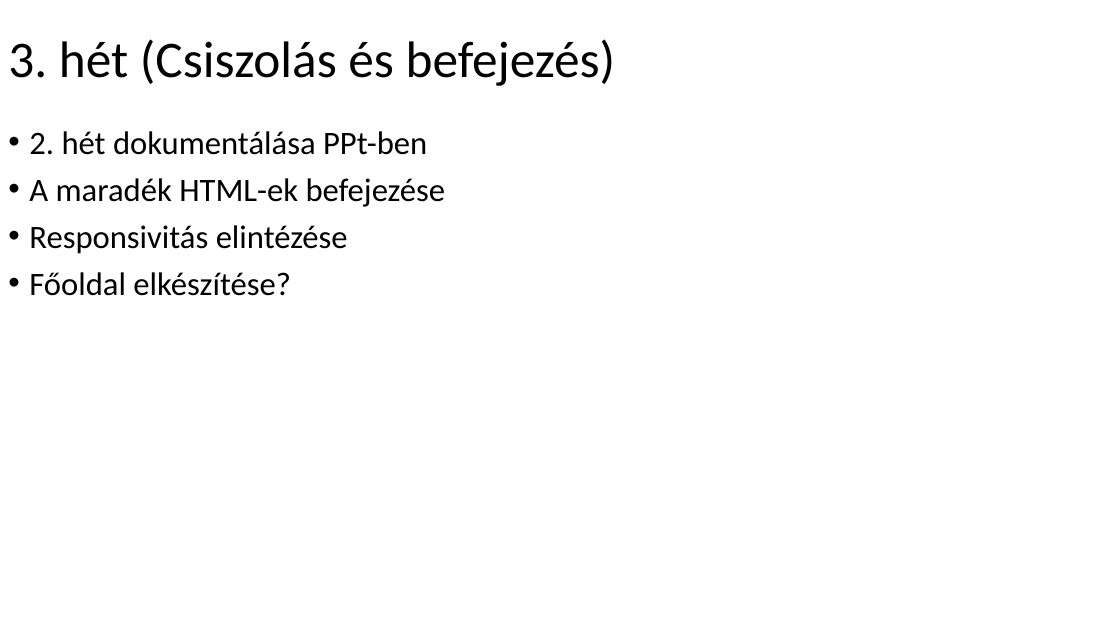
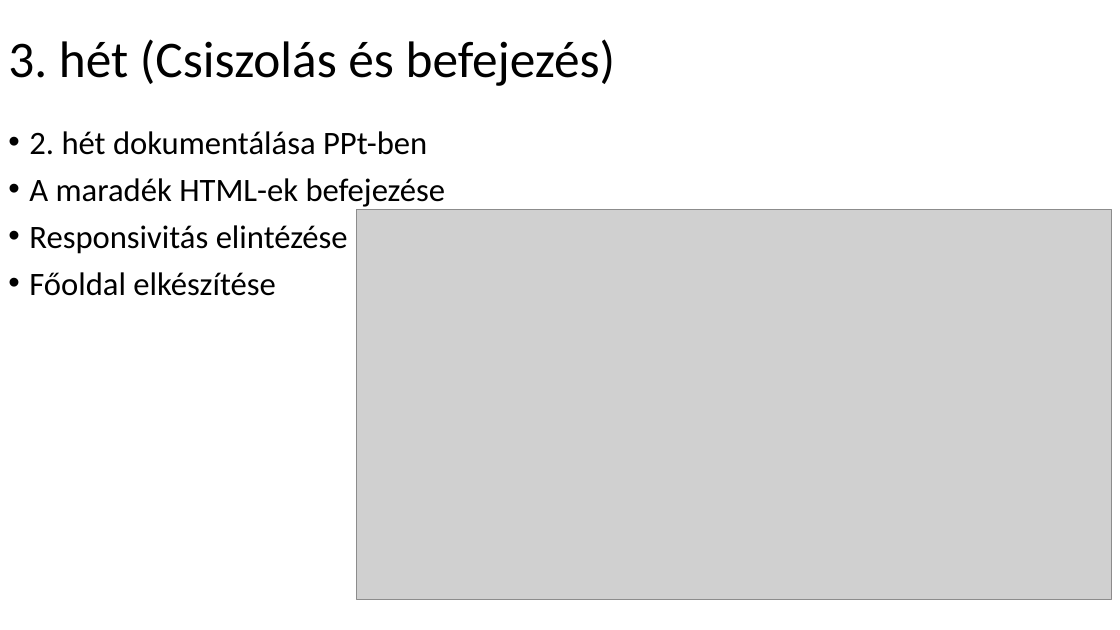
Before and after one commit to tothkatackik/Projektmunka-2023, a slide deck: slide 4 of Never Overtime.pptx. Drawn at 1120x630 pixels with LibreOffice and Linux fonts; fonts in the diff are those of the drawing; grey boxes stand for pictures. Boxes give left, top, right and bottom in pixels: in the first picture for what was removed or moved away, otherwise in the second. Text is boxed around its words. In the diff, an @@ line names an element or a change of style, - is before the commit and + after.

Commit message:
PPt done

```diff
--- a/Never Overtime.pptx
+++ b/Never Overtime.pptx
@@ picture added at (356,209,1112,599) @@
@@ text at (29,272,275,296): text changed @@
-• Főoldal elkészítése?
+• Főoldal elkészítése
```
Also in this commit, not shown: 1 slide added.
